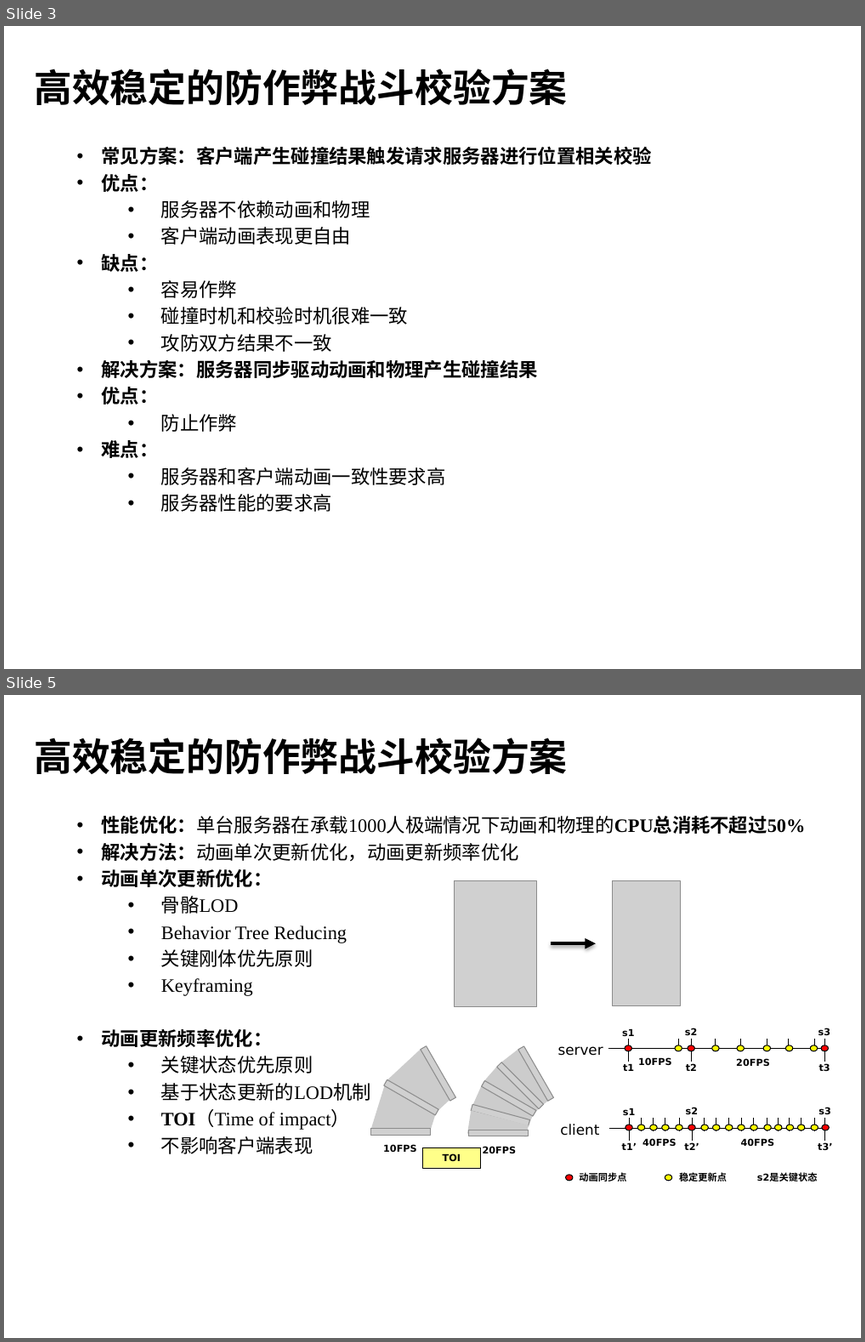
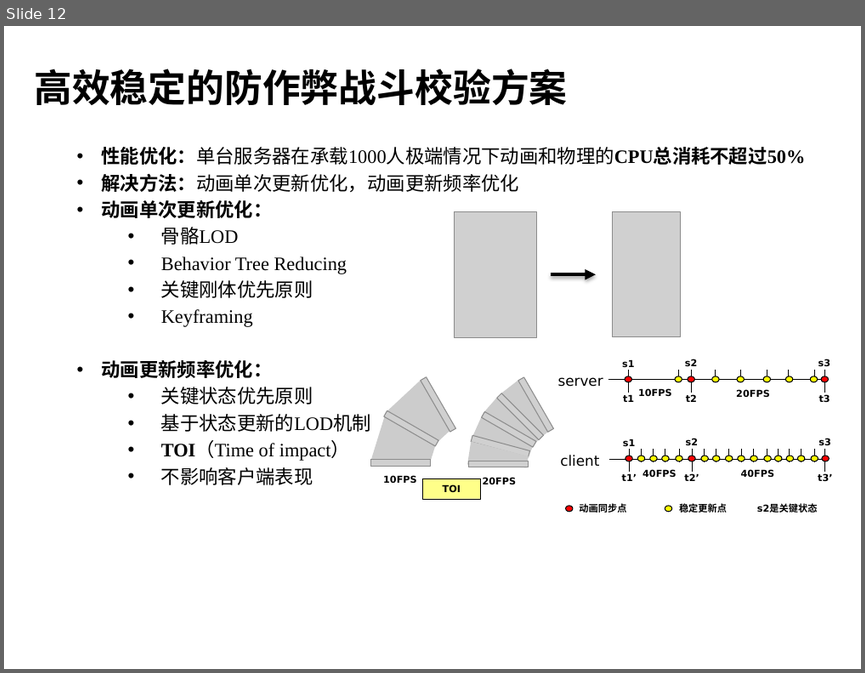
Before and after one commit to henryfung01/StreetFighter, a slide deck: Doc/whitebai.pptx. Shown one above the other, each under a label of ours: slides 3 and 5 before the commit, slide 12 after it; the slides between them are not shown. The pictures are 865x1342 and 865x673 pixels, drawn with LibreOffice and Linux fonts; fonts in the diff are those of the drawing; grey boxes stand for pictures; background and template pictures are left out. Boxes give left, top, right and bottom in pixels: in the first picture for what was removed or moved away, otherwise in the second. Text is boxed around its words. In the diff, an @@ line names an element or a change of style, - is before the commit and + after.

```diff
--- a/Doc/whitebai.pptx
+++ b/Doc/whitebai.pptx
@@ slide 3 removed at [4, 26, 861, 669], background picture (left out) @@
@@ title removed at [34, 68, 567, 105] @@
-高效稳定的防作弊战斗校验方案
@@ text removed at [102, 146, 652, 511] @@
-• 常见方案：客户端产生碰撞结果触发请求服务器进行位置相关校验
-• 优点：
-  • 服务器不依赖动画和物理
-  • 客户端动画表现更自由
-• 缺点：
-  • 容易作弊
-  • 碰撞时机和校验时机很难一致
-  • 攻防双方结果不一致
-• 解决方案：服务器同步驱动动画和物理产生碰撞结果
-• 优点：
-  • 防止作弊
-• 难点：
-  • 服务器和客户端动画一致性要求高
-  • 服务器性能的要求高
@@ what was slide 5 is now slide 12 @@
```
Also in this commit, not shown: 2 slides changed, 9 slides added, 1 other slide removed, 2 other files.
